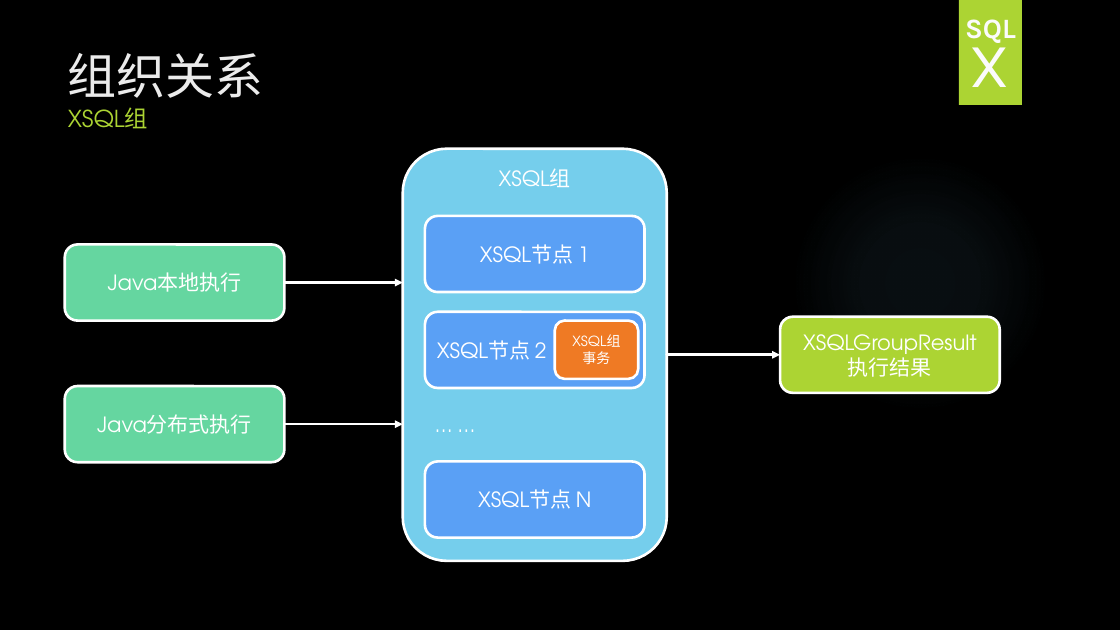
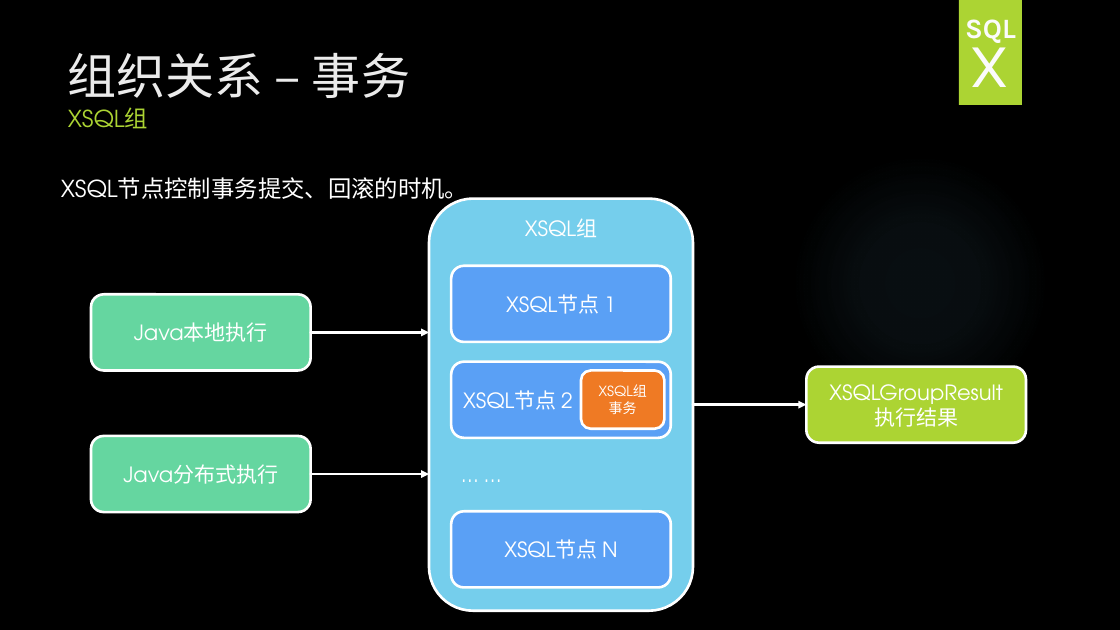
Before and after one commit to HY-ZhengWei/hy.common.XJava, a slide deck: slide 16 of doc/XSQLGroup技术交流.pptx (slide 6 before the commit). Drawn at 1120x630 pixels with LibreOffice and Linux fonts; fonts in the diff are those of the drawing; background and template pictures are left out. Boxes give left, top, right and bottom in pixels: in the first picture for what was removed or moved away, otherwise in the second. Text is boxed around its words. In the diff, an @@ line names an element or a change of style, - is before the commit and + after.

Commit message:
4.0.8
1. 完善：XSQL组的技术交流

```diff
--- a/doc/XSQLGroup技术交流.pptx
+++ b/doc/XSQLGroup技术交流.pptx
@@ title at (68, 53, 410, 129): text changed; size 20 to 42 pt; text colour #ACD433 to #EBEBEB @@
-组织关系
-XSQL组
+组织关系 – 事务
+XSQL组
@@ text added at (61, 177, 469, 208), 20 pt, text #FFFFFF @@
+XSQL节点控制事务提交、回滚的时机。
@@ 8 rounded rectangles, 3 arrows, 1 text: place and size @@
-8 rounded rectangles, 3 arrows, 1 text at (65, 149, 1000, 561)
+8 rounded rectangles, 3 arrows, 1 text at (91, 198, 1026, 611)
```
Also in this commit, not shown: 5 other slides changed, 33 slides added.
